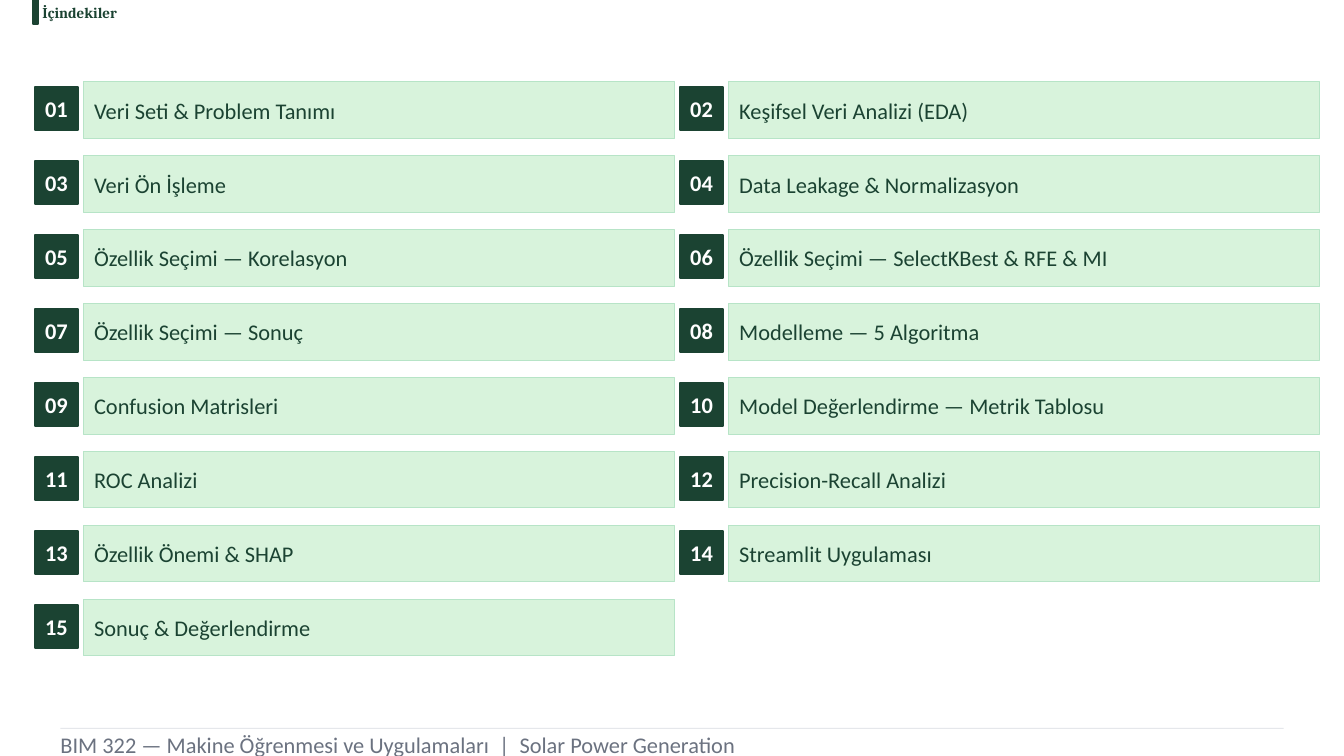
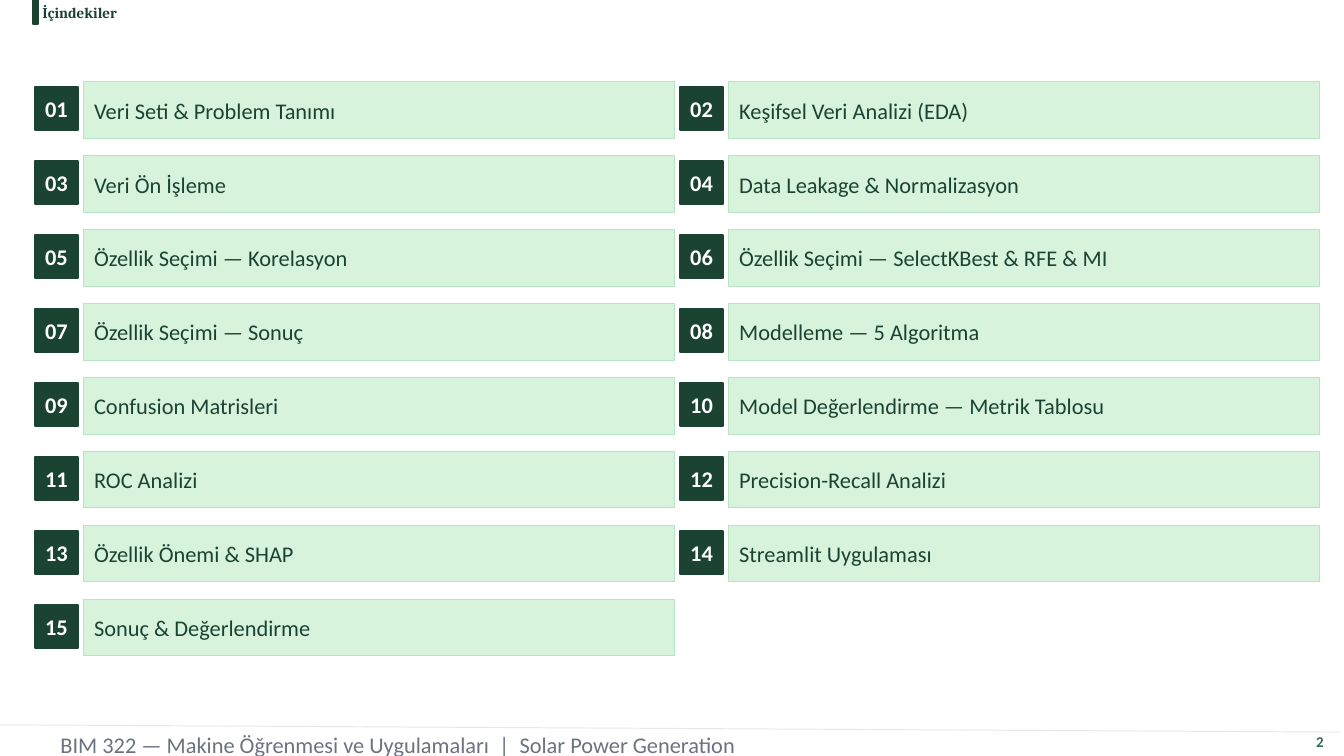
Before and after one commit to busraddmr/BIM322-Solar-Power-Prediction, a slide deck: slide 2 of sunum/BusraDemir_NazeninTatar_BIM322_Sunum.pptx. Drawn at 1344x756 pixels with LibreOffice and Linux fonts; fonts in the diff are those of the drawing. Boxes give left, top, right and bottom in pixels: in the first picture for what was removed or moved away, otherwise in the second. Text is boxed around its words. In the diff, an @@ line names an element or a change of style, - is before the commit and + after.

```diff
--- a/sunum/BusraDemir_NazeninTatar_BIM322_Sunum.pptx
+++ b/sunum/BusraDemir_NazeninTatar_BIM322_Sunum.pptx
@@ line moved from (60, 728) - (1284, 728) to (0, 724) - (1341, 732) @@
@@ text added at [1316, 737, 1324, 747], 8 pt, text #2D6A4F, bold @@
+2
```
Also in this commit, not shown: 17 other slides changed, 5 slides added, 1 slide removed.
